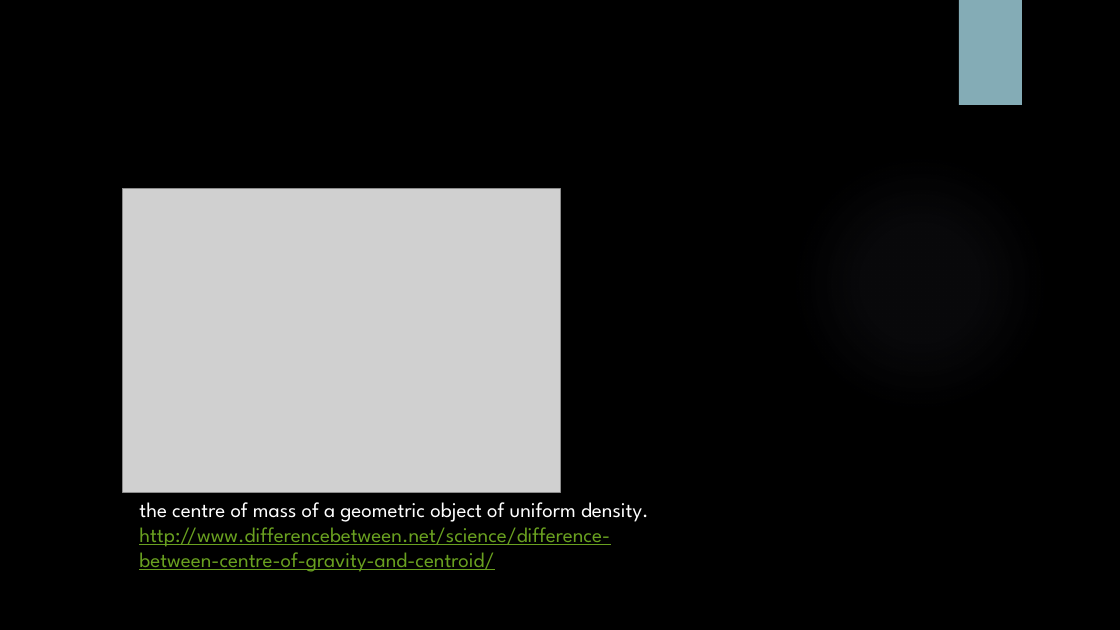
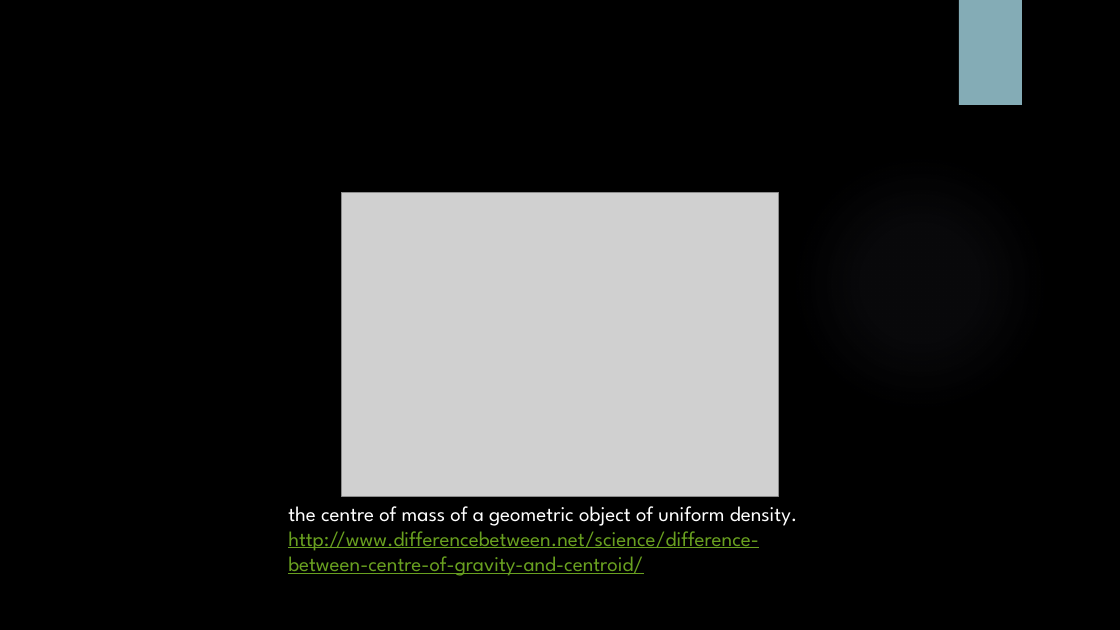
Before and after one commit to sabdeolive/Sabrina_BMS_Bachelor-Internship, a slide deck: slide 27 of Final Presentation.pptx (slide 24 before the commit). Drawn at 1120x630 pixels with LibreOffice and Linux fonts; fonts in the diff are those of the drawing; grey boxes stand for pictures; background and template pictures are left out. Boxes give left, top, right and bottom in pixels: in the first picture for what was removed or moved away, otherwise in the second. Text is boxed around its words. In the diff, an @@ line names an element or a change of style, - is before the commit and + after.

```diff
--- a/Final Presentation.pptx
+++ b/Final Presentation.pptx
@@ picture: place and size @@
-picture at [123, 189, 560, 492]
+picture at [341, 192, 779, 496]
@@ text "the centre of mass of ...": place and size @@
-text "the centre of mass of ..." at [139, 502, 649, 572]
+text "the centre of mass of ..." at [288, 506, 798, 576]
```
Also in this commit, not shown: 13 other slides changed.
